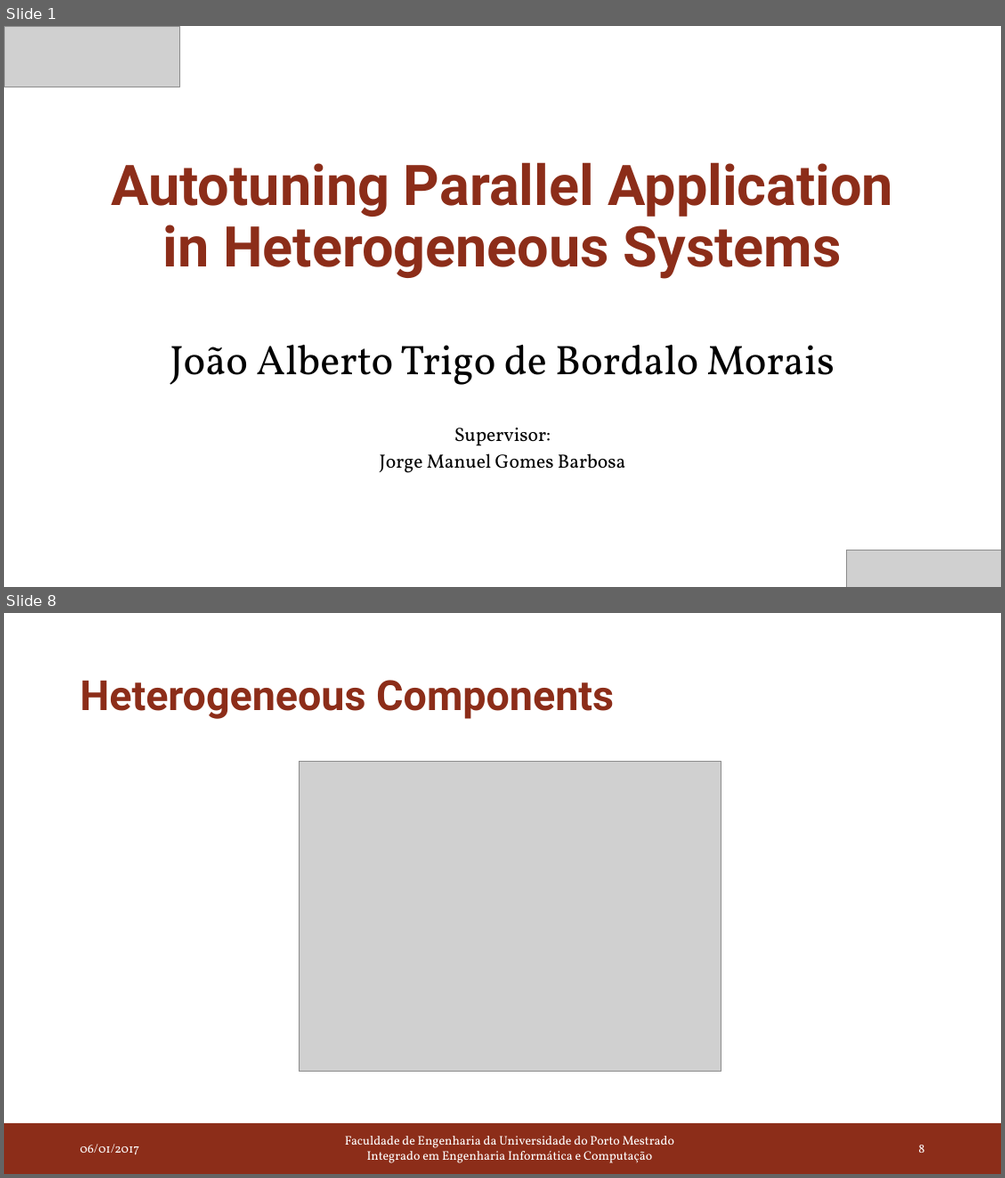
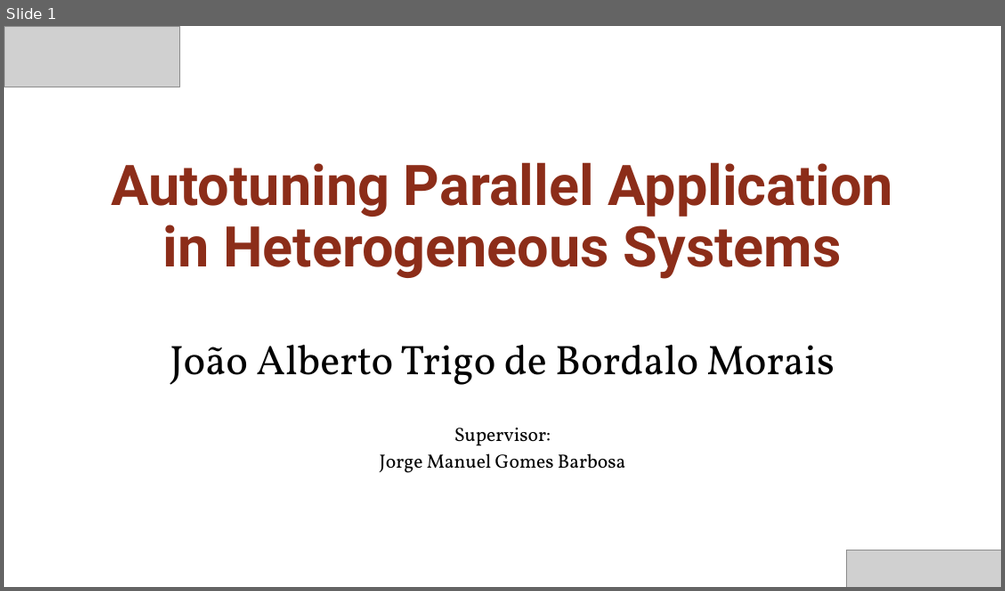
Before and after one commit to joaoBordalo/FEUP-Dissertation, a slide deck: deliverables/PDIS/second delivery/Autotuning Parallel Application in Heterogeneous Systems.pptx. Shown one above the other, each under a label of ours: slides 1 and 8 before the commit, slide 1 after it; the slides between them are not shown. The pictures are 1005x1178 and 1005x591 pixels, drawn with LibreOffice and Linux fonts; fonts in the diff are those of the drawing; grey boxes stand for pictures. Boxes give left, top, right and bottom in pixels: in the first picture for what was removed or moved away, otherwise in the second. Text is boxed around its words. In the diff, an @@ line names an element or a change of style, - is before the commit and + after.

```diff
--- a/deliverables/PDIS/second delivery/Autotuning Parallel Application in Heterogeneous Systems.pptx
+++ b/deliverables/PDIS/second delivery/Autotuning Parallel Application in Heterogeneous Systems.pptx
@@ slide 8 removed at (4, 613, 1001, 1174), background #FFFFFF @@
@@ title removed at (80, 680, 614, 719) @@
-Heterogeneous Components
@@ picture removed at (299, 761, 720, 1071) @@
@@ rectangle removed at (4, 1123, 1001, 1174) @@
@@ text removed at (80, 1143, 139, 1155) @@
-06/01/2017
@@ text removed at (345, 1135, 674, 1163) @@
-Faculdade de Engenharia da Universidade do Porto Mestrado Integrado em Engenharia Informática e Computação
@@ page number removed at (918, 1144, 924, 1152) @@
-8
```
Also in this commit, not shown: 17 slides changed, 36 other files.
